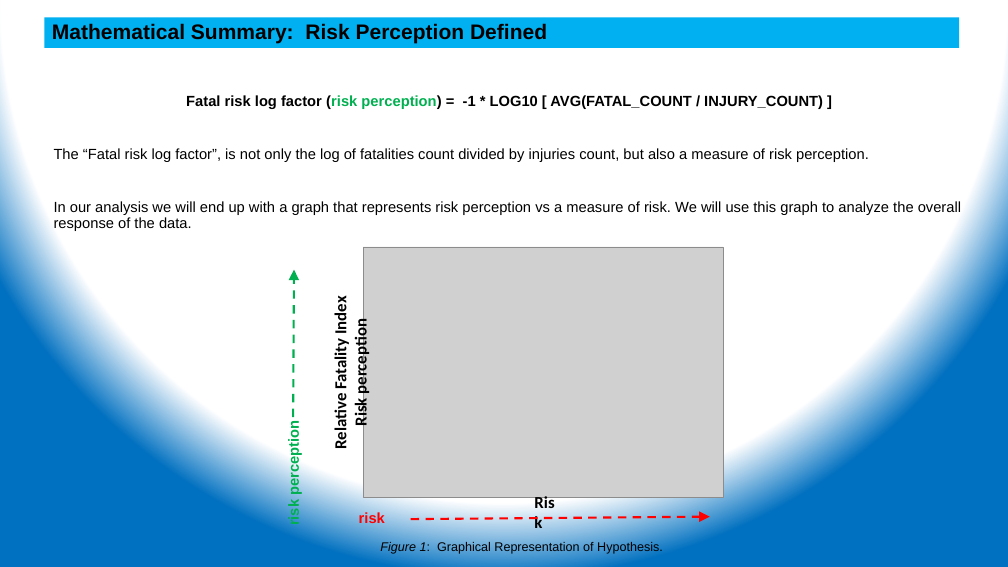
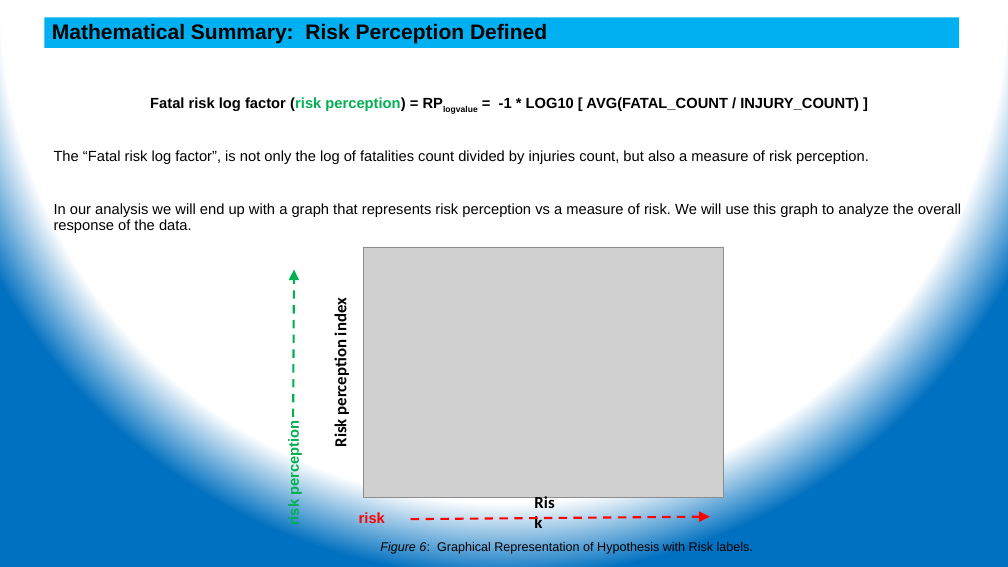
Before and after one commit to ehsintegration/yfd-phd-bls-data, a slide deck: slide 28 of D2-documentation/YennyF.Diaz-Risk Percep Injuries_CommitteeUdate 04-20-2021.pptx (slide 23 before the commit). Drawn at 1008x567 pixels with LibreOffice and Linux fonts; fonts in the diff are those of the drawing; grey boxes stand for pictures. Boxes give left, top, right and bottom in pixels: in the first picture for what was removed or moved away, otherwise in the second. Text is boxed around its words. In the diff, an @@ line names an element or a change of style, - is before the commit and + after.

```diff
--- a/D2-documentation/YennyF.Diaz-Risk Percep Injuries_CommitteeUdate 04-20-2021.pptx
+++ b/D2-documentation/YennyF.Diaz-Risk Percep Injuries_CommitteeUdate 04-20-2021.pptx
@@ text at [150, 97, 859, 111]: text changed @@
-Fatal risk log factor (risk perception) = -1 * LOG10 [ AVG(FATAL_COUNT / INJURY_COUNT) ]
+Fatal risk log factor (risk perception) = RPlogvalue = -1 * LOG10 [ AVG(FATAL_COUNT / INJURY_COUNT) ]
@@ text at [330, 301, 350, 446]: text changed @@
-Relative Fatality Index
-Risk perception
+Risk perception index
@@ text at [380, 541, 753, 554]: text changed @@
-Figure 1: Graphical Representation of Hypothesis.
+Figure 6: Graphical Representation of Hypothesis with Risk labels.
```
Also in this commit, not shown: 25 other slides changed, 1 slide removed.
